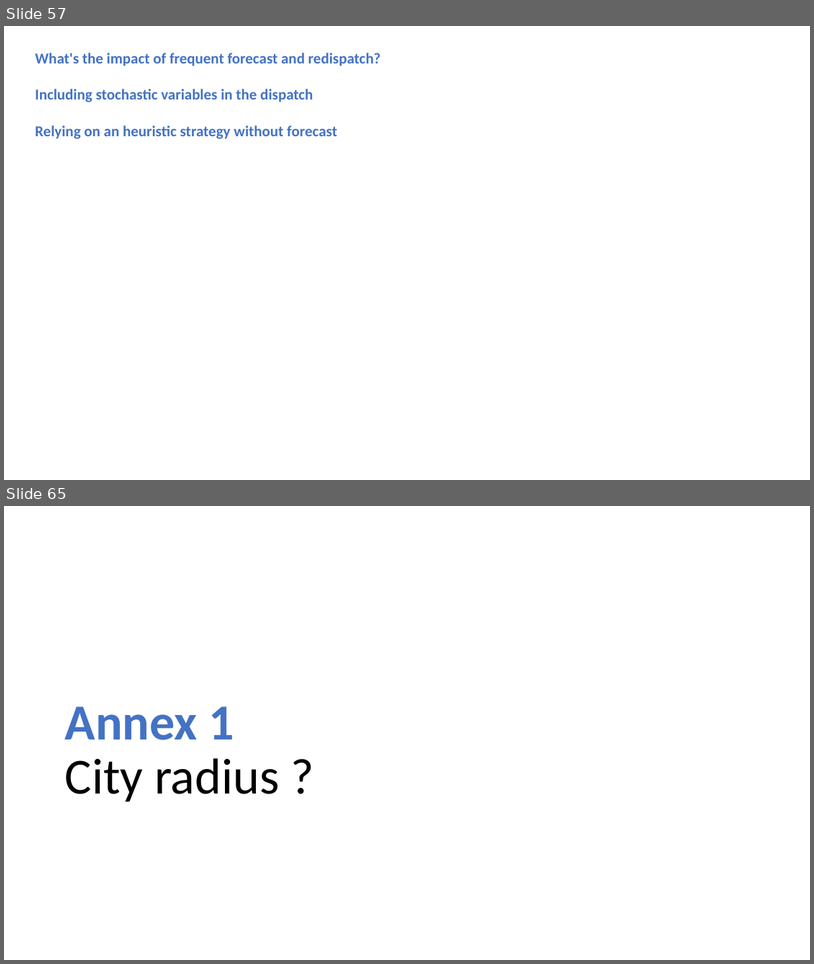
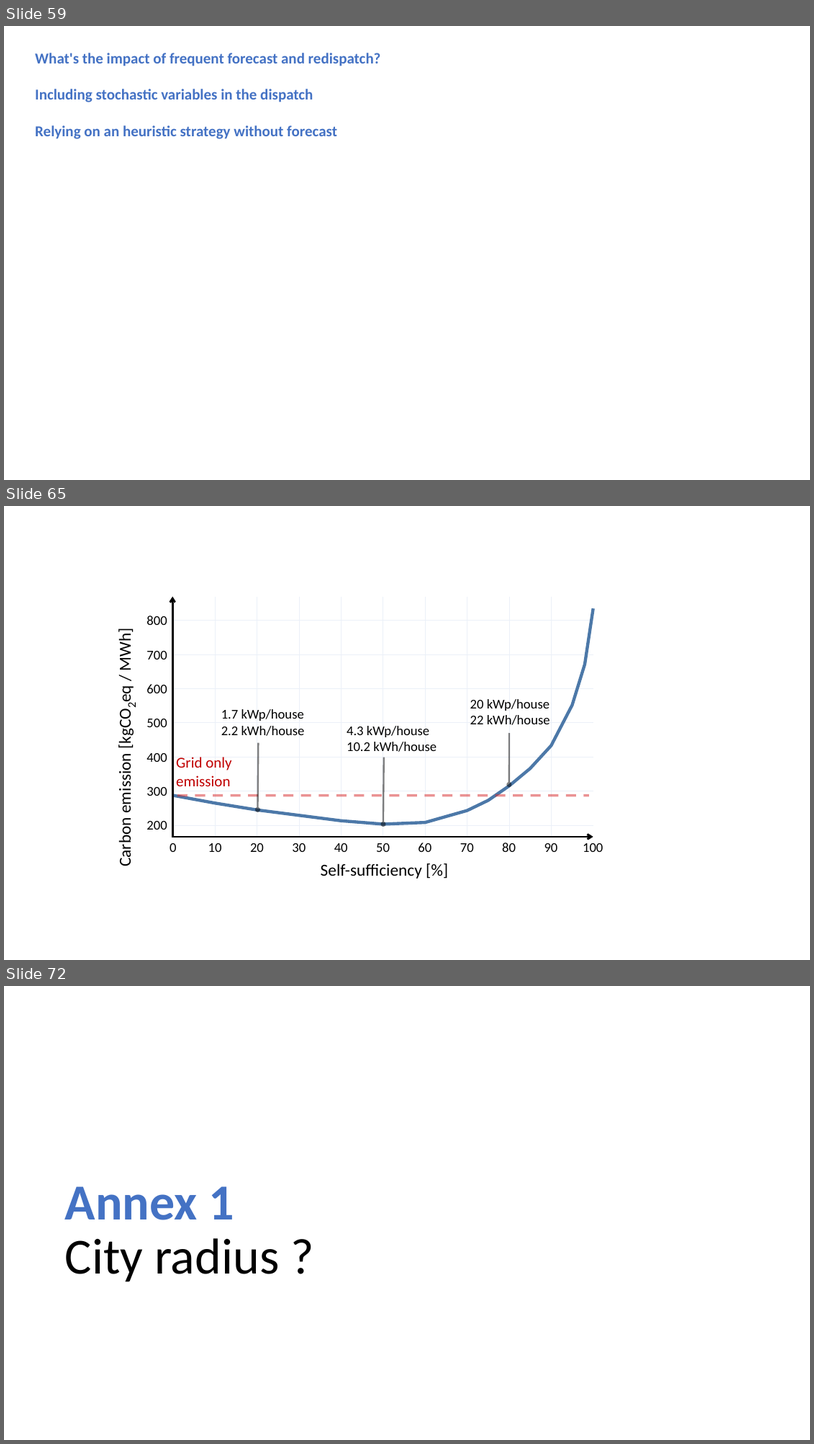
Before and after one commit to Jonathan56/supplementary_thesis, a slide deck: figures.pptx. Shown one above the other, each under a label of ours: slides 57 and 65 before the commit, slides 59, 65 and 72 after it; the slides between them are not shown. The pictures are 814x964 and 814x1444 pixels, drawn with LibreOffice and Linux fonts; fonts in the diff are those of the drawing. Boxes give left, top, right and bottom in pixels: in the first picture for what was removed or moved away, otherwise in the second. Text is boxed around its words. In the diff, an @@ line names an element or a change of style, - is before the commit and + after.

```diff
--- a/figures.pptx
+++ b/figures.pptx
@@ slide 65 added at (x1=4, y1=506, x2=810, y2=960), background #FFFFFF @@
@@ freeform shape added at (x1=121, y1=565, x2=121, y2=565), fill #000000 @@
@@ freeform shape added at (x1=172, y1=596, x2=173, y2=836), outline #000000 2.25 pt @@
@@ freeform shape added at (x1=173, y1=608, x2=594, y2=824), outline #4C78A8 3.75 pt @@
@@ text added at (x1=115, y1=633, x2=135, y2=865), 20 pt, text #000000 @@
+Carbon emission [kgCO2eq / MWh]
@@ group added at (x1=147, y1=615, x2=167, y2=829): 7 texts @@
+200
+300
+400
+500
+600
+700
+800
@@ group added at (x1=173, y1=596, x2=594, y2=836): 16 freeform shapes @@
@@ text added at (x1=471, y1=699, x2=550, y2=725), 16 pt, text #000000 @@
+20 kWp/house
+22 kWh/house
@@ text added at (x1=221, y1=709, x2=305, y2=736), 16 pt, text #000000 @@
+1.7 kWp/house
+2.2 kWh/house
@@ arrow added from (259, 743) to (258, 810), #000000 2 pt @@
@@ text added at (x1=347, y1=726, x2=437, y2=752), 16 pt, text #000000 @@
+4.3 kWp/house
+10.2 kWh/house
@@ arrow added from (509, 733) to (509, 784), #000000 2 pt @@
@@ text added at (x1=176, y1=757, x2=232, y2=786), 18 pt, text #C00000 @@
+Grid only emission
@@ arrow added from (384, 757) to (383, 824), #000000 2 pt @@
@@ freeform shape added at (x1=178, y1=795, x2=589, y2=795), outline #D62728 3 pt dashed @@
@@ freeform shape added at (x1=172, y1=836, x2=594, y2=837), outline #000000 2.25 pt @@
@@ group added at (x1=170, y1=842, x2=603, y2=852): 11 texts @@
+0
+10
+20
+30
+40
+50
+60
+70
+80
+90
+100
@@ text added at (x1=321, y1=863, x2=422, y2=878), 20 pt, text #000000 @@
+Self-sufficiency [%]
@@ what was slide 57 is now slide 59 @@
@@ what was slide 65 is now slide 72 @@
```
Also in this commit, not shown: 10 slides changed, 12 other slides added, 6 slides removed, 19 other files.
